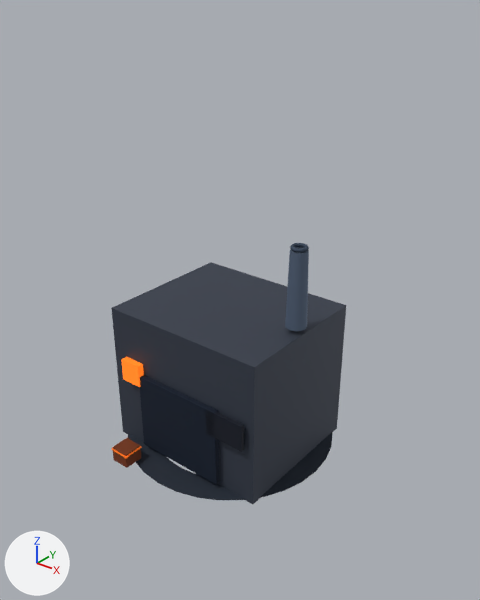
The glTF model assets/models/locations/workshop.glb, before and after one commit.
One viewpoint serves both versions: a camera (50 mm lens) standing at (8.06, -9.72, 9.47) and looking at (0.33, -0.06, 3.48). The lights are fixed; the arrows at lower left show +X, +Y and +Z. The first picture is the older version. Where no turn or scale is listed for an object, it has been applied to the vertices. Vertices at exactly the same position are counted once.

In view in the first picture: 'Mesh_0', 'Mesh_1', 'workshop_chimney', 'workshop_chimney_ring', 'workshop_diagnostic_panel', 'workshop_garage_door', 'workshop_server_parts_crate_band_z', 'workshop_server_parts_crate_body', 'workshop_tool_wall'.
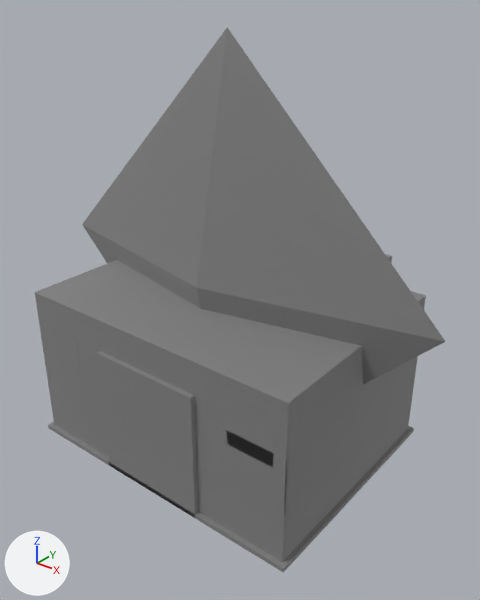
Edits to the bpy script that builds the scene:
```text
Change mat_material_0:
    mat_material_0.base_color: (0.0137, 0.0222, 0.0382) -> (0.4, 0.4, 0.4)  # dark blue #1f2937 -> grey #aaaaaa
    mat_material_0.metallic: 0.12 -> 1.0
Change me_mesh_2:
    remove me_mesh_2.from_pydata(...)  # 8 vertices, 12 faces; spans x -1.04..1.04, y -0.06..0.06, z -0.88..0.88
    remove me_mesh_2.materials.append(mat_material_2)  # dark blue #1e293b
    add me_mesh_2.from_pydata(...)  # 8 vertices, 12 faces; spans x -1.25..1.25, y -2.6..-2.5, z 0.0..2.8
    me_mesh_2 part 1: the whole mesh is rebuilt
    add me_mesh_2.materials.append(mat_material_0)  # grey #aaaaaa
Change me_mesh_3:
    remove me_mesh_3.from_pydata(...)  # 20 vertices, 32 faces; spans x -0.22..0.22, y -0.22..0.22, z -0.8..0.8
    remove me_mesh_3.materials.append(mat_material_3)  # blue #64748b
    add me_mesh_3.from_pydata(...)  # 8 vertices, 12 faces; spans x 2.25..2.75, y 1.25..1.75, z 3.5..4.5
    me_mesh_3 part 4: 20 vertices removed from x -0.22..0.22, y -0.22..0.22, z -0.8..0.8
    other edits to the shape of me_mesh_3 do not show in these pictures
    add me_mesh_3.materials.append(mat_material_0)  # grey #aaaaaa
Change me_mesh_6:
    remove me_mesh_6.from_pydata(...)  # 8 vertices, 12 faces; spans x -0.45..0.45, y -0.04..0.04, z -0.29..0.29
    remove me_mesh_6.materials.append(mat_material_6)  # black #111827
    add me_mesh_6.from_pydata(...)  # 8 vertices, 12 faces; spans x 0.75..3.25, y -2.505..-2.455, z 1.2..2.4
    me_mesh_6 part 2: 8 vertices removed from x -0.45..0.45, y -0.04..0.04, z -0.29..0.29
    me_mesh_6 part 3: 8 vertices added at x 0.75..3.25, y -2.505..-2.455, z 1.2..2.4, forming a box
    add me_mesh_6.materials.append(mat_material_0)  # grey #aaaaaa
Change me_mesh_7:
    remove me_mesh_7.from_pydata(...)  # 8 vertices, 12 faces; spans x -0.21..0.21, y -0.21..0.21, z -0.17..0.17
    remove me_mesh_7.materials.append(mat_material_7)  # brown #78350f
    add me_mesh_7.from_pydata(...)  # 8 vertices, 12 faces; spans x -2.9..-2.1, y -1.9..-1.1, z 0.0..0.6
    me_mesh_7 part 5: 8 vertices removed from x -0.21..0.21, y -0.21..0.21, z -0.17..0.17
    other edits to the shape of me_mesh_7 do not show in these pictures
    add me_mesh_7.materials.append(mat_material_0)  # grey #aaaaaa
Add me_workshop_roof:
    me_workshop_roof.from_pydata([(0.0, 0.0, 4.0), (4.68, 0.0, 4.0), (0.0, -1.0, 4.0), (0.0, 0.0, 8.68), (-4.68, 0.0, 4.0), (0.0, 0.0, -0.68)], [], [(1, 0, 3), (1, 3, 2), (3, 0, 4), (3, 4, 2), (4, 0, 5), (4, 5, 2), (5, 0, 1), (5, 1, 2)])
    me_workshop_roof.materials.append(mat_material_0)  # grey #aaaaaa
Remove ob_mesh_0:
    ob_mesh_0 = bpy.data.objects.new('Mesh_0', me_mesh_0)
Remove ob_mesh_1:
    ob_mesh_1 = bpy.data.objects.new('Mesh_1', me_mesh_1)
Change ob_workshop_garage_door:
    ob_workshop_garage_door.location: (0.0, -1.68, 1.02) -> (0.0, 0.0, 0.0)
Remove ob_workshop_chimney_ring:
    ob_workshop_chimney_ring = bpy.data.objects.new('workshop_chimney_ring', me_mesh_4)
Remove ob_workshop_diagnostic_panel:
    ob_workshop_diagnostic_panel = bpy.data.objects.new('workshop_diagnostic_panel', me_mesh_5)
Change ob_workshop_tool_wall:
    ob_workshop_tool_wall.location: (1.27, -1.7, 1.6) -> (0.0, 0.0, 0.0)
Remove ob_workshop_server_parts_crate_band_z:
    ob_workshop_server_parts_crate_band_z = bpy.data.objects.new('workshop_server_parts_crate_band_z', me_mesh_9)
Add ob_workshop_window_right:
    ob_workshop_window_right = bpy.data.objects.new('workshop_window_right', me_workshop_window_right)  # a box spanning x 2.0..3.0, y -2.505..-2.455, z 2.1..2.9; in mat_material_0 (grey #aaaaaa)
    ob_workshop_window_right.location = (0.0, 0.0, 0.0)
Add ob_workshop_window_left:
    ob_workshop_window_left = bpy.data.objects.new('workshop_window_left', me_workshop_window_left)  # a box spanning x -3.0..-2.0, y -2.505..-2.455, z 2.1..2.9; in mat_material_0 (grey #aaaaaa)
    ob_workshop_window_left.location = (0.0, 0.0, 0.0)
Add ob_workshop_floor:
    ob_workshop_floor = bpy.data.objects.new('workshop_floor', me_workshop_floor)  # a box spanning x -3.35..3.35, y -2.6..2.6, z 0.0..0.1; in mat_material_0 (grey #aaaaaa)
    ob_workshop_floor.location = (0.0, 0.0, 0.0)
Add ob_workshop_roof:
    ob_workshop_roof = bpy.data.objects.new('workshop_roof', me_workshop_roof)
    ob_workshop_roof.location = (0.0, 0.0, 0.0)
Add ob_workshop_main_walls:
    ob_workshop_main_walls = bpy.data.objects.new('workshop_main_walls', me_workshop_main_walls)  # a box spanning x -3.25..3.25, y -2.5..2.5, z 0.0..3.5; in mat_material_0 (grey #aaaaaa)
    ob_workshop_main_walls.location = (0.0, 0.0, 0.0)
```

Pixel boxes [x1, y1, x2, y2] of what changed, in the pictures (480 x 600 px):
'workshop_roof', added
    after: [82, 28, 446, 384]
'workshop_main_walls', added
    after: [35, 260, 426, 562]
'Mesh_1', deleted
    before: [111, 262, 346, 504]
'workshop_garage_door', recoloured, surface changed, reshaped, moved (26% wider, 52% taller)
    before: [140, 375, 220, 484]
    after: [97, 351, 198, 517]
'workshop_tool_wall', recoloured, surface changed, reshaped, moved
    before: [205, 410, 244, 452]
    after: [195, 414, 288, 515]
'Mesh_0', deleted
    before: [128, 432, 333, 500]
'workshop_floor', added
    after: [48, 422, 414, 573]
'workshop_chimney', recoloured, surface changed
    both: [285, 247, 392, 331]
'workshop_window_right', added
    after: [227, 406, 274, 467]
'workshop_window_left', added
    after: [45, 321, 80, 369]
'workshop_server_parts_crate_body', recoloured, surface changed
    both: [112, 438, 141, 468]
'workshop_diagnostic_panel', deleted (orange)
    before: [121, 357, 144, 387]
'workshop_chimney_ring', deleted
    before: [290, 243, 309, 253]
'workshop_server_parts_crate_band_z', deleted
    before: [123, 446, 141, 458]
part 2 of me_mesh_6, deleted (black)
    before: [205, 410, 244, 452]
part 3 of me_mesh_6, added
    after: [195, 414, 288, 515]
part 4 of me_mesh_3, deleted (blue)
    before: [285, 247, 309, 331]
part 5 of me_mesh_7, deleted (brown)
    before: [112, 438, 141, 468]
